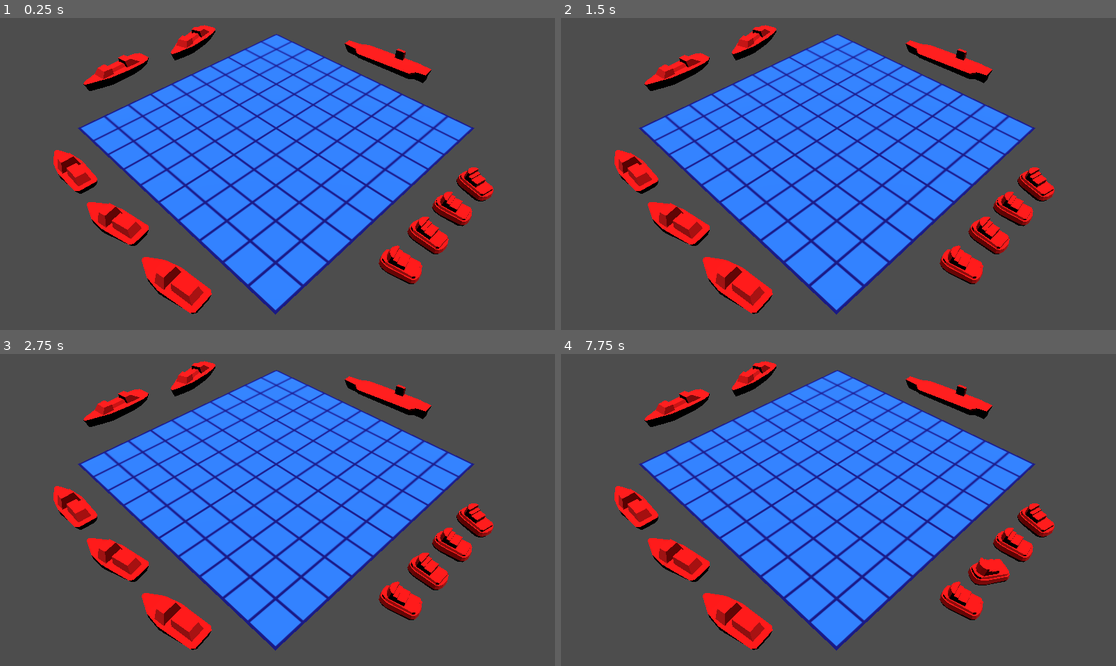
Above: before the commit, frames 1-4 (two rows, left to right).
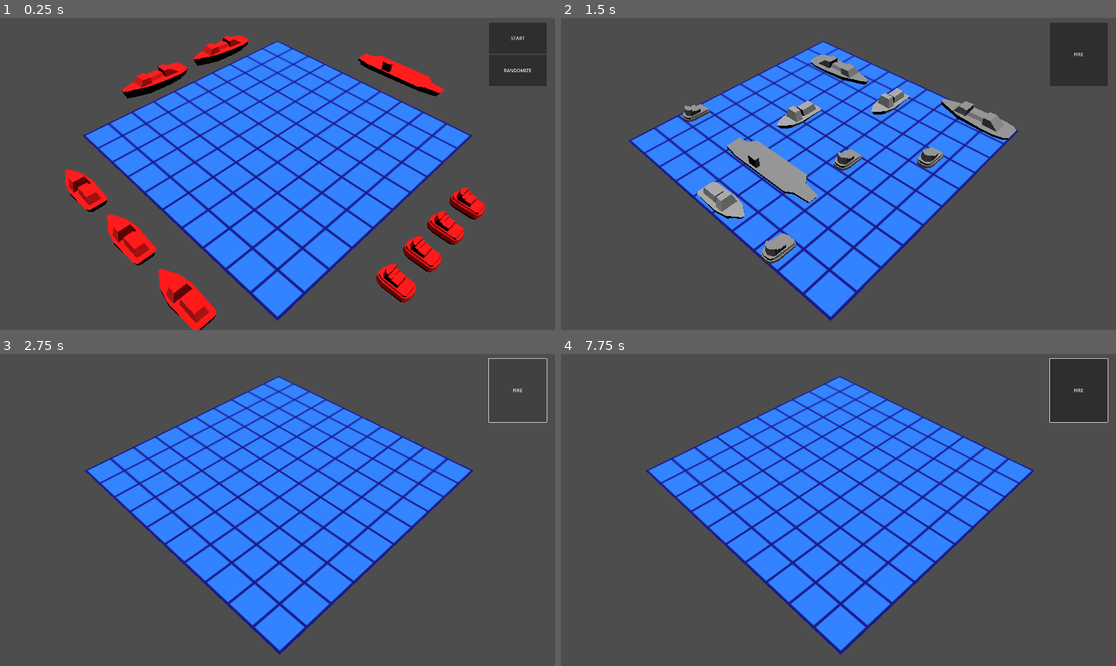
Above: after the commit, the same moments.

Repository: lanz-/battleships
Game: Godot game, scene res://scenes/main.tscn
Same seed, same stepped clock (60 frames per second), same inputs: the game is played once before the commit and once after it. Before the commit the project starts from res://scenes/playfield.tscn.
Inputs (mouse positions are in pixels of both pictures, inside the frame that each line leads up to):
- Up to frame 1 (0.25 s): no input
- Up to frame 2 (1.5 s): click (1077, 71) at 0.5 s, where only the run after the commit has a clickable "RANDOMIZE"; click (1077, 36) at 1.25 s, where only the run after the commit has a clickable "START"
- Up to frame 3 (2.75 s): click (516, 391) at 2 s, where only the run after the commit has a clickable "FIRE"
- Up to frame 4 (7.75 s): click (1077, 391) at 2.75 s, where only the run after the commit has a clickable "FIRE"; click (1077, 391) at 3.5 s, where only the run after the commit has a clickable "FIRE"; tap Enter at 4.25, 5.75, 7.25 s; move the mouse to (960, 494) at 4.27 s; tap R (rotate) at 4.35, 5.85, 7.35 s; click (960, 494) at 4.55 s; tap Space at 5, 6.5 s; drag from (727, 525) to (810, 572) at 5.02 s; move the mouse to (894, 441) at 5.77 s; click (894, 441) at 6.05 s; drag from (810, 572) to (672, 463) at 6.52 s; move the mouse to (1005, 556) at 7.27 s; click (1005, 556) at 7.55 s

The runs differ from the first frame. In frame 1, 26% of the frame differs, in the area x 9-99%, y 1-100%; in frame 2, 26%, in the area x 9-99%, y 1-98%; in frame 3, 20%; in frame 4, 22%.

Commit message:
Main scene + randomized ship placement + ui

Diff:
--- a/project.godot
+++ b/project.godot
@@ -11,7 +11,7 @@
 [application]
 
 config/name="battleship"
-run/main_scene="res://scenes/playfield.tscn"
+run/main_scene="res://scenes/main.tscn"
 config/features=PackedStringArray("4.1", "GL Compatibility")
 config/icon="res://resources/icon.svg"
 
--- /dev/null
+++ b/scenes/grid_plane.tscn
@@ -0,0 +1,29 @@
+[gd_scene load_steps=6 format=3 uid="uid://cg4anskkex7yw"]
+
+[ext_resource type="Texture2D" uid="uid://dgvv5tnl0r4y4" path="res://resources/grid.svg" id="1_38p3f"]
+[ext_resource type="Script" path="res://scripts/drag_plane.gd" id="2_eb4o8"]
+
+[sub_resource type="StandardMaterial3D" id="StandardMaterial3D_re3hh"]
+albedo_texture = ExtResource("1_38p3f")
+
+[sub_resource type="PlaneMesh" id="PlaneMesh_mgl8l"]
+material = SubResource("StandardMaterial3D_re3hh")
+size = Vector2(10, 10)
+
+[sub_resource type="WorldBoundaryShape3D" id="WorldBoundaryShape3D_1uugk"]
+
+[node name="grid_plane" type="Node3D"]
+
+[node name="grid" type="MeshInstance3D" parent="."]
+transform = Transform3D(1, 0, 0, 0, 1, 0, 0, 0, 1, 4.46, 0, 4.46)
+mesh = SubResource("PlaneMesh_mgl8l")
+skeleton = NodePath("../..")
+
+[node name="drag_plane" type="Area3D" parent="."]
+collision_layer = 2
+collision_mask = 2
+input_ray_pickable = false
+script = ExtResource("2_eb4o8")
+
+[node name="drag_collider" type="CollisionShape3D" parent="drag_plane"]
+shape = SubResource("WorldBoundaryShape3D_1uugk")
--- /dev/null
+++ b/scenes/main.tscn
@@ -0,0 +1,61 @@
+[gd_scene load_steps=3 format=3 uid="uid://7xpyc1y76rkh"]
+
+[ext_resource type="PackedScene" uid="uid://cem2h2jy6cqjp" path="res://scenes/playfield.tscn" id="1_4vm7w"]
+[ext_resource type="Script" path="res://scripts/main.gd" id="1_w32tw"]
+
+[node name="Main" type="Node3D"]
+script = ExtResource("1_w32tw")
+
+[node name="Ui" type="Control" parent="."]
+layout_mode = 3
+anchors_preset = 15
+anchor_right = 1.0
+anchor_bottom = 1.0
+grow_horizontal = 2
+grow_vertical = 2
+mouse_filter = 1
+
+[node name="TopWindow" type="MarginContainer" parent="Ui"]
+layout_mode = 1
+anchors_preset = -1
+anchor_left = 0.985
+anchor_top = 0.015
+anchor_right = 0.985
+anchor_bottom = 0.015
+offset_left = -200.0
+offset_bottom = 220.0
+grow_horizontal = 0
+
+[node name="VBoxContainer" type="VBoxContainer" parent="Ui/TopWindow"]
+layout_mode = 2
+
+[node name="StartButton" type="Button" parent="Ui/TopWindow/VBoxContainer"]
+layout_mode = 2
+size_flags_vertical = 3
+text = "START"
+
+[node name="RandomizeButton" type="Button" parent="Ui/TopWindow/VBoxContainer"]
+layout_mode = 2
+size_flags_vertical = 3
+text = "RANDOMIZE"
+
+[node name="FireButton" type="Button" parent="Ui/TopWindow/VBoxContainer"]
+layout_mode = 2
+size_flags_vertical = 3
+text = "FIRE"
+
+[node name="player_playfield" parent="." instance=ExtResource("1_4vm7w")]
+
+[node name="enemy_playfield" parent="." instance=ExtResource("1_4vm7w")]
+transform = Transform3D(1, 0, 0, 0, 1, 0, 0, 0, 1, -17, 0, 0)
+
+[node name="main_camera" type="Camera3D" parent="."]
+transform = Transform3D(-0.707107, -0.5, 0.5, 4.21469e-08, 0.707107, 0.707107, -0.707107, 0.5, -0.5, -4, 10, -4)
+fov = 40.0
+size = 15.0
+
+[node name="main_light" type="DirectionalLight3D" parent="."]
+transform = Transform3D(-0.70032, 0.713086, -0.032564, -0.0472043, -0.000743912, 0.998885, 0.712266, 0.701076, 0.0341817, -10, 10, -10)
+
+[connection signal="pressed" from="Ui/TopWindow/VBoxContainer/StartButton" to="." method="_on_start_button_pressed"]
+[connection signal="pressed" from="Ui/TopWindow/VBoxContainer/RandomizeButton" to="." method="_on_randomize_button_pressed"]
--- a/scenes/playfield.tscn
+++ b/scenes/playfield.tscn
@@ -1,8 +1,7 @@
-[gd_scene load_steps=20 format=3 uid="uid://cem2h2jy6cqjp"]
+[gd_scene load_steps=15 format=3 uid="uid://cem2h2jy6cqjp"]
 
 [ext_resource type="Script" path="res://scripts/playfield.gd" id="1_asv1g"]
-[ext_resource type="Texture2D" uid="uid://dgvv5tnl0r4y4" path="res://resources/grid.svg" id="2_o8cwq"]
-[ext_resource type="Script" path="res://scripts/drag_plane.gd" id="3_62url"]
+[ext_resource type="PackedScene" uid="uid://cg4anskkex7yw" path="res://scenes/grid_plane.tscn" id="2_vi7te"]
 [ext_resource type="PackedScene" uid="uid://bqr413g1o7ox5" path="res://scenes/ship_prefab.tscn" id="5_git4x"]
 [ext_resource type="ArrayMesh" uid="uid://c5kosh5coif3p" path="res://resources/ship1_1.obj" id="5_mjr2y"]
 [ext_resource type="ArrayMesh" uid="uid://brwfaepcduup0" path="res://resources/ship2_1.obj" id="6_ogtbu"]
@@ -11,17 +10,6 @@
 [ext_resource type="ArrayMesh" uid="uid://bto1ymk0uyj0m" path="res://resources/ship3_2.obj" id="9_g2k4k"]
 [ext_resource type="ArrayMesh" uid="uid://cmjt3umeixevm" path="res://resources/ship3_3.obj" id="10_byopp"]
 [ext_resource type="ArrayMesh" uid="uid://cehr7avr3dcsn" path="res://resources/ship4.obj" id="11_0dnc1"]
-
-[sub_resource type="StandardMaterial3D" id="StandardMaterial3D_re3hh"]
-albedo_texture = ExtResource("2_o8cwq")
-
-[sub_resource type="PlaneMesh" id="PlaneMesh_mgl8l"]
-material = SubResource("StandardMaterial3D_re3hh")
-size = Vector2(10, 10)
-
-[sub_resource type="WorldBoundaryShape3D" id="WorldBoundaryShape3D_whlvm"]
-
-[sub_resource type="WorldBoundaryShape3D" id="WorldBoundaryShape3D_1uugk"]
 
 [sub_resource type="BoxShape3D" id="BoxShape3D_q48ue"]
 
@@ -37,40 +25,12 @@
 [node name="playfield" type="Node3D"]
 script = ExtResource("1_asv1g")
 
-[node name="main_camera" type="Camera3D" parent="."]
-transform = Transform3D(-0.707107, 0.5, -0.5, 0, 0.707107, 0.707107, 0.707107, 0.5, -0.5, -4.03, 9.65, -3.96)
-fov = 40.0
-size = 15.0
-
-[node name="main_light" type="DirectionalLight3D" parent="."]
-transform = Transform3D(-0.70032, 0.713086, -0.032564, -0.0472043, -0.000743912, 0.998885, 0.712266, 0.701076, 0.0341817, -10, 10, -10)
-
-[node name="grid_plane" type="StaticBody3D" parent="."]
-
-[node name="grid" type="MeshInstance3D" parent="grid_plane"]
-transform = Transform3D(1, 0, 0, 0, 1, 0, 0, 0, 1, 4.46, 0, 4.46)
-mesh = SubResource("PlaneMesh_mgl8l")
-skeleton = NodePath("../..")
-
-[node name="floor_collider" type="CollisionShape3D" parent="grid_plane"]
-shape = SubResource("WorldBoundaryShape3D_whlvm")
-disabled = true
-
-[node name="drag_plane" type="Area3D" parent="grid_plane" node_paths=PackedStringArray("camera")]
-collision_layer = 2
-collision_mask = 2
-input_ray_pickable = false
-script = ExtResource("3_62url")
-camera = NodePath("../../main_camera")
-
-[node name="drag_collider" type="CollisionShape3D" parent="grid_plane/drag_plane"]
-shape = SubResource("WorldBoundaryShape3D_1uugk")
+[node name="grid_plane" parent="." instance=ExtResource("2_vi7te")]
 
 [node name="ships" type="Node3D" parent="."]
 
-[node name="ship1_1" parent="ships" node_paths=PackedStringArray("playfield") instance=ExtResource("5_git4x")]
-transform = Transform3D(0.976076, 0, 0.217428, 0, 1, 0, -0.217428, 0, 0.976076, -2, 0.5, 2.40091)
-playfield = NodePath("../..")
+[node name="ship1_1" parent="ships" instance=ExtResource("5_git4x")]
+transform = Transform3D(1, 0, 0, 0, 1, 0, 0, 0, 1, -2, 0, 2.401)
 metadata/_edit_group_ = true
 
 [node name="collider" type="CollisionShape3D" parent="ships/ship1_1"]
@@ -81,9 +41,8 @@
 [node name="segment_1" type="MeshInstance3D" parent="ships/ship1_1/ship_root"]
 mesh = ExtResource("5_mjr2y")
 
-[node name="ship1_2" parent="ships" node_paths=PackedStringArray("playfield") instance=ExtResource("5_git4x")]
-transform = Transform3D(1, 0, 0, 0, 1, 0, 0, 0, 1, -2, 0.5, 3.67652)
-playfield = NodePath("../..")
+[node name="ship1_2" parent="ships" instance=ExtResource("5_git4x")]
+transform = Transform3D(1, 0, 0, 0, 1, 0, 0, 0, 1, -2, 0, 3.67652)
 metadata/_edit_group_ = true
 
 [node name="collider" type="CollisionShape3D" parent="ships/ship1_2"]
@@ -94,9 +53,8 @@
 [node name="segment_1" type="MeshInstance3D" parent="ships/ship1_2/ship_root"]
 mesh = ExtResource("5_mjr2y")
 
-[node name="ship1_3" parent="ships" node_paths=PackedStringArray("playfield") instance=ExtResource("5_git4x")]
-transform = Transform3D(0.993999, 0, 0.109387, 0, 1, 0, -0.109387, 0, 0.993999, -2, 0.5, 4.95546)
-playfield = NodePath("../..")
+[node name="ship1_3" parent="ships" instance=ExtResource("5_git4x")]
+transform = Transform3D(1, 0, 0, 0, 1, 0, 0, 0, 1, -2, 0, 4.95546)
 metadata/_edit_group_ = true
 
 [node name="collider" type="CollisionShape3D" parent="ships/ship1_3"]
@@ -107,9 +65,8 @@
 [node name="segment_1" type="MeshInstance3D" parent="ships/ship1_3/ship_root"]
 mesh = ExtResource("5_mjr2y")
 
-[node name="ship1_4" parent="ships" node_paths=PackedStringArray("playfield") instance=ExtResource("5_git4x")]
-transform = Transform3D(0.976781, 0, -0.214241, 0, 1, 0, 0.214241, 0, 0.976781, -2, 0.5, 6.26906)
-playfield = NodePath("../..")
+[node name="ship1_4" parent="ships" instance=ExtResource("5_git4x")]
+transform = Transform3D(1, 0, 0, 0, 1, 0, 0, 0, 1, -2, 0, 6.26906)
 metadata/_edit_group_ = true
 
 [node name="collider" type="CollisionShape3D" parent="ships/ship1_4"]
@@ -120,9 +77,8 @@
 [node name="segment_1" type="MeshInstance3D" parent="ships/ship1_4/ship_root"]
 mesh = ExtResource("5_mjr2y")
 
-[node name="ship2_1" parent="ships" node_paths=PackedStringArray("playfield") instance=ExtResource("5_git4x")]
-transform = Transform3D(-0.984808, 0, -0.173648, 0, 1, 0, 0.173648, 0, -0.984808, 1.12204, 0.5, -1.79866)
-playfield = NodePath("../..")
+[node name="ship2_1" parent="ships" instance=ExtResource("5_git4x")]
+transform = Transform3D(-1, 0, 8.74228e-08, 0, 1, 0, -8.74228e-08, 0, -1, 1.12204, 0, -1.79866)
 ship_segments = 2
 metadata/_edit_group_ = true
 
@@ -140,9 +96,8 @@
 transform = Transform3D(-4.37114e-08, 0, 1, 0, 1, 0, -1, 0, -4.37114e-08, -1, 0, 0)
 mesh = ExtResource("7_n65yn")
 
-[node name="ship2_2" parent="ships" node_paths=PackedStringArray("playfield") instance=ExtResource("5_git4x")]
-transform = Transform3D(-0.973243, 0, -0.229778, 0, 1, 0, 0.229778, 0, -0.973243, 3.7767, 0.5, -1.79866)
-playfield = NodePath("../..")
+[node name="ship2_2" parent="ships" instance=ExtResource("5_git4x")]
+transform = Transform3D(-1, 0, 8.74228e-08, 0, 1, 0, -8.74228e-08, 0, -1, 3.7767, 0, -1.79866)
 ship_segments = 2
 metadata/_edit_group_ = true
 
@@ -160,9 +115,8 @@
 transform = Transform3D(-4.37114e-08, 0, 1, 0, 1, 0, -1, 0, -4.37114e-08, -1, 0, 0)
 mesh = ExtResource("7_n65yn")
 
-[node name="ship2_3" parent="ships" node_paths=PackedStringArray("playfield") instance=ExtResource("5_git4x")]
-transform = Transform3D(-1, 0, -8.74228e-08, 0, 1, 0, 8.74228e-08, 0, -1, 6.46445, 0.5, -1.79866)
-playfield = NodePath("../..")
+[node name="ship2_3" parent="ships" instance=ExtResource("5_git4x")]
+transform = Transform3D(-1, 0, -8.74228e-08, 0, 1, 0, 8.74228e-08, 0, -1, 6.46445, 0, -1.79866)
 ship_segments = 2
 metadata/_edit_group_ = true
 
@@ -180,9 +134,8 @@
 transform = Transform3D(-4.37114e-08, 0, 1, 0, 1, 0, -1, 0, -4.37114e-08, -1, 0, 0)
 mesh = ExtResource("7_n65yn")
 
-[node name="ship3_1" parent="ships" node_paths=PackedStringArray("playfield") instance=ExtResource("5_git4x")]
-transform = Transform3D(0.120189, 0, -0.992751, 0, 1, 0, 0.992751, 0, 0.120189, 11.9419, 0, 3.35742)
-playfield = NodePath("../..")
+[node name="ship3_1" parent="ships" instance=ExtResource("5_git4x")]
+transform = Transform3D(-4.37114e-08, 0, -1, 0, 1, 0, 1, 0, -4.37114e-08, 10.6666, 0, 4.35109)
 ship_segments = 3
 metadata/_edit_group_ = true
 
@@ -204,9 +157,8 @@
 transform = Transform3D(1, 0, 0, 0, 1, 0, 0, 0, 1, -1, 0, 0)
 shape = SubResource("BoxShape3D_e3wms")
 
-[node name="ship3_2" parent="ships" node_paths=PackedStringArray("playfield") instance=ExtResource("5_git4x")]
-transform = Transform3D(0.316858, 0, -0.948473, 0, 1, 0, 0.948473, 0, 0.316858, 11.9419, 0, 7.09174)
-playfield = NodePath("../..")
+[node name="ship3_2" parent="ships" instance=ExtResource("5_git4x")]
+transform = Transform3D(-4.37114e-08, 0, -1, 0, 1, 0, 1, 0, -4.37114e-08, 10.6655, 0, 7.92965)
 ship_segments = 3
 metadata/_edit_group_ = true
 
@@ -228,9 +180,8 @@
 transform = Transform3D(1, 0, 0, 0, 1, 0, 0, 0, 1, -1, 0, 0)
 shape = SubResource("BoxShape3D_e3wms")
 
-[node name="ship4_1" parent="ships" node_paths=PackedStringArray("playfield") instance=ExtResource("5_git4x")]
-transform = Transform3D(-0.996571, 0, -0.0827387, 0, 1, 0, 0.0827387, 0, -0.996571, 2.93776, 0, 11.1406)
-playfield = NodePath("../..")
+[node name="ship4_1" parent="ships" instance=ExtResource("5_git4x")]
+transform = Transform3D(1, 0, 0, 0, 1, 0, 0, 0, 1, 5.08165, 0, 11.0414)
 ship_segments = 4
 metadata/_edit_group_ = true
 
--- a/scenes/ship.tscn
+++ /dev/null
@@ -1,18 +0,0 @@
-[gd_scene load_steps=4 format=3 uid="uid://dmjyi7pnhe63"]
-
-[ext_resource type="Script" path="res://ship.gd" id="1_ckif3"]
-
-[sub_resource type="BoxMesh" id="BoxMesh_nh02o"]
-
-[sub_resource type="BoxShape3D" id="BoxShape3D_tmlub"]
-
-[node name="ship" type="Area3D"]
-script = ExtResource("1_ckif3")
-
-[node name="ship_segment" type="MeshInstance3D" parent="."]
-mesh = SubResource("BoxMesh_nh02o")
-
-[node name="collider" type="CollisionShape3D" parent="."]
-shape = SubResource("BoxShape3D_tmlub")
-
-[connection signal="input_event" from="." to="." method="_on_input_event"]
--- a/scripts/drag_plane.gd
+++ b/scripts/drag_plane.gd
@@ -1,13 +1,13 @@
 extends Area3D
 
 
-@export var camera: Camera3D = null
+var camera: Camera3D = null
 var target_pos: Vector3 = Vector3.ZERO
 
 
 # Called when the node enters the scene tree for the first time.
 func _ready():
-	pass # Replace with function body.
+	camera = get_viewport().get_camera_3d()
 
 
 # Called every frame. 'delta' is the elapsed time since the previous frame.
@@ -27,4 +27,4 @@
 
 	var result = space_state.intersect_ray(query)
 	if result:
-		target_pos = result.position
+		target_pos = to_local(result.position)
--- /dev/null
+++ b/scripts/main.gd
@@ -0,0 +1,52 @@
+extends Node3D
+
+
+const player_field_transform: Transform3D = Transform3D(
+	Vector3(-0.707107, 0, 0.707107),
+	Vector3(0.5, 0.707107, 0.5),
+	Vector3(-0.5, 0.707107, -0.5),
+	Vector3(-4, 10, -4),
+)
+
+const enemy_field_transform: Transform3D = Transform3D(
+	Vector3(-0.707107, 0, -0.707107),
+	Vector3(-0.5, 0.707107, 0.5),
+	Vector3(0.5, 0.707107, -0.5),
+	Vector3(-4, 10, -4),
+)
+
+@onready var main_camera = $main_camera
+@onready var player_field = $player_playfield
+@onready var enemy_field = $enemy_playfield
+
+@onready var fire_button = $Ui/TopWindow/VBoxContainer/FireButton
+@onready var start_button = $Ui/TopWindow/VBoxContainer/StartButton
+@onready var randomize_button = $Ui/TopWindow/VBoxContainer/RandomizeButton
+
+@onready var _tween: Tween = null
+
+func _ready():
+	main_camera.transform = player_field_transform
+	enemy_field.hide_ships()
+	fire_button.hide()
+
+
+func _process(delta):
+	pass
+
+
+func _on_start_button_pressed():
+	if player_field.is_ships_placed():
+		fire_button.show()
+		start_button.hide()
+		randomize_button.hide()
+		if _tween:
+			_tween.kill()
+
+		_tween = create_tween().set_ease(Tween.EASE_IN_OUT).set_trans(Tween.TRANS_CUBIC)
+		_tween.tween_property(main_camera, "transform", enemy_field_transform, 1.0)
+		_tween.tween_callback(enemy_field.place_random)
+
+
+func _on_randomize_button_pressed():
+	player_field.place_random()
--- a/scripts/playfield.gd
+++ b/scripts/playfield.gd
@@ -26,24 +26,72 @@
 	return Vector2i(round(pos.x), round(pos.z))
 
 
-func _next_rotation(basis: Basis) -> Basis:
-	var init_rot: Quaternion = basis.get_rotation_quaternion()
-	var t1q = TRANSFORM1.basis.get_rotation_quaternion()
-	var t2q = TRANSFORM2.basis.get_rotation_quaternion()
-	var tbasis = TRANSFORM2.basis
-	if t1q.angle_to(init_rot) > t2q.angle_to(init_rot):
-		tbasis = TRANSFORM1.basis
-
-	return tbasis
+func _untranslate(pos: Vector2i) -> Vector3:
+	return Vector3(pos.x, 0, pos.y)
+
+
+func is_ships_placed():
+	for ship in ships.get_children():
+		if not ship.placed:
+			return false
+
+	return true
+
+
+func _try_place_ship(ship: Node3D, candidates: Dictionary):
+	var points = ship.get_points().map(func (p): return _translate(ship.transform * p))
+	for point in points:
+		if point not in candidates:
+			return false
+
+	return true
+
+
+func _remove_from_candidates(ship: Node3D, candidates: Dictionary):
+	var points = ship.get_points().map(func (p): return _translate(ship.transform * p))
+	for point in points:
+		for occupied_off in OCCUPIED_POS:
+			candidates.erase(point + occupied_off)
+
+
+func _place_ship(ship: Node3D, candidates: Dictionary):
+	var try_pos = Vector2i(randi_range(0, 9), randi_range(0, 9))
+	ship.position = _untranslate(try_pos)
+	for r in range(4):
+		ship.rotate_y(ONE_ROT)
+		if _try_place_ship(ship, candidates):
+			_remove_from_candidates(ship, candidates)
+			return true
+
+	return false
+
+
+func place_random():
+	var candidates: Dictionary = {}
+	for i in range(10):
+		for j in range(10):
+			candidates[Vector2i(i, j)] = true
+
+	for ship in ships.get_children():
+		while not _place_ship(ship, candidates):
+			pass
+
+	_validate_ships()
 
 
 func rotate_ship(ship: Node):
-	var ship_transform: Transform3D = ship.global_transform
+	var ship_transform: Transform3D = ship.transform
 	var next_transform = ship_transform.rotated_local(Vector3.UP, ONE_ROT)
 	next_transform = next_transform.orthonormalized()
 
 	_animate_move(ship, next_transform, 0.4)
 	_tween.tween_callback(_validate_ships)
+
+
+func hide_ships():
+	for ship in ships.get_children():
+		ship.hide()
+
 
 func start_drag(draggable: Node):
 	if _drag:
@@ -53,8 +101,8 @@
 	_ghost = draggable.ghost_scene.instantiate()
 	add_child(_ghost)
 
-	drag_trans = draggable.align()
-	_ghost.global_transform = drag_trans
+	drag_trans = draggable.transform
+	_ghost.transform = drag_trans
 	_drag_offset = drag_trans.origin - drag_plane.target_pos
 
 	_drag = true
@@ -73,7 +121,7 @@
 				continue
 
 			for other_point in other_ship.get_points():
-				var other_rc: Vector2i = _translate(other_ship.global_transform * other_point)
+				var other_rc: Vector2i = _translate(other_ship.transform * other_point)
 				for occupied_off in OCCUPIED_POS:
 					if point_rc == (other_rc + occupied_off):
 						return true
@@ -83,8 +131,8 @@
 func _animate_move(obj, trans, time):
 	if _tween:
 		_tween.kill()
-	_tween = create_tween().set_ease(Tween.EASE_OUT).set_trans(Tween.TRANS_CUBIC)
-	_tween.tween_property(obj, "global_transform", trans, time)
+	_tween = create_tween().set_ease(Tween.EASE_IN_OUT).set_trans(Tween.TRANS_CUBIC)
+	_tween.tween_property(obj, "transform", trans, time)
 
 func _validate_ghost(new_trans: Transform3D):
 	if is_wrong_points(_draggable, new_trans, _ghost.get_points()):
@@ -95,7 +143,7 @@
 
 func _validate_ships():
 	for ship in ships.get_children():
-		var wrong_pos = is_wrong_points(ship, ship.global_transform, ship.get_points())
+		var wrong_pos = is_wrong_points(ship, ship.transform, ship.get_points())
 		if wrong_pos:
 			ship.show_wrong()
 			ship.placed = false
@@ -133,7 +181,6 @@
 
 	_drag = false
 
-	_draggable.aligned = true
 	_animate_move(_draggable, drag_trans, 0.2)
 	_tween.tween_callback(_validate_ships)
 	_ghost.queue_free()
@@ -142,6 +189,11 @@
 
 
 func _ready():
+	for ship in ships.get_children():
+		ship.start_drag.connect(start_drag)
+		ship.abort_drag.connect(abort_drag)
+		ship.rotate_ship.connect(rotate_ship)
+
 	_validate_ships()
 
 
--- a/scripts/ship.gd
+++ b/scripts/ship.gd
@@ -1,24 +1,19 @@
 extends Area3D
+
+signal start_drag(ship)
+signal abort_drag
+signal rotate_ship(ship)
 
 var ghost_scene: PackedScene = null
 var ghost_prefab: PackedScene = preload("res://scenes/ghost.tscn")
 var wrong_material = preload("res://resources/ship_wrong_material.tres")
 
-@export var playfield: Node = null
 @export var placed: bool = false
 @export var drag_time: float = 0.2
 @export var ship_segments: int = 1
 
 @onready var shape_root = $ship_root
 @onready var _drag_timer = $drag_timer
-
-const ONE_ROT = deg_to_rad(90)
-
-@onready var TRANSFORM1 = Transform3D.IDENTITY.rotated(Vector3.UP, -ONE_ROT)
-@onready var TRANSFORM2 = Transform3D.IDENTITY.rotated(Vector3.UP, -(2 * ONE_ROT))
-
-var aligned = false
-var _mouse_inside = false
 
 
 func _ready():
@@ -32,21 +27,6 @@
 	_drag_timer.autostart = false
 	_drag_timer.one_shot = true
 	_drag_timer.wait_time = drag_time
-
-
-func align():
-	var trans: Transform3D = global_transform
-	if aligned:
-		return trans
-
-	var init_rot_q = trans.basis.get_rotation_quaternion()
-	var t1q = TRANSFORM1.basis.get_rotation_quaternion()
-	var t2q = TRANSFORM2.basis.get_rotation_quaternion()
-	var tbasis = TRANSFORM2.basis
-	if t1q.angle_to(init_rot_q) < t2q.angle_to(init_rot_q):
-		tbasis = TRANSFORM1.basis
-
-	return Transform3D(tbasis, trans.origin)
 
 
 func get_points():
@@ -70,10 +50,10 @@
 func _on_input_event(camera, event, position, normal, shape_idx):
 	if Input.is_action_just_pressed("tap"):
 		_drag_timer.start(drag_time)
-		playfield.start_drag(self)
+		start_drag.emit(self)
 
 	if Input.is_action_just_released("tap"):
 		if _drag_timer.time_left:
-			playfield.abort_drag()
-			playfield.rotate_ship(self)
+			abort_drag.emit()
+			rotate_ship.emit(self)
 		_drag_timer.stop()
